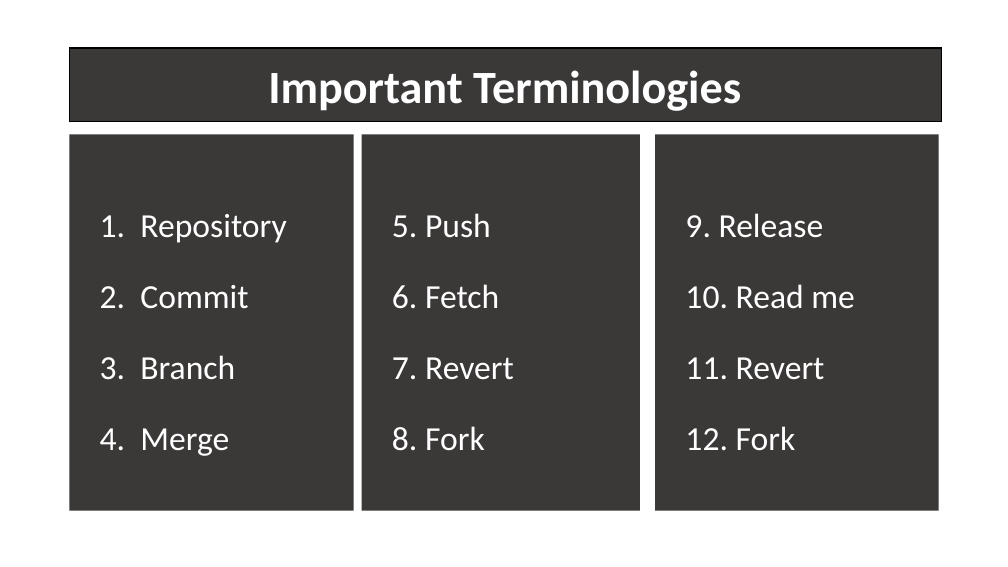
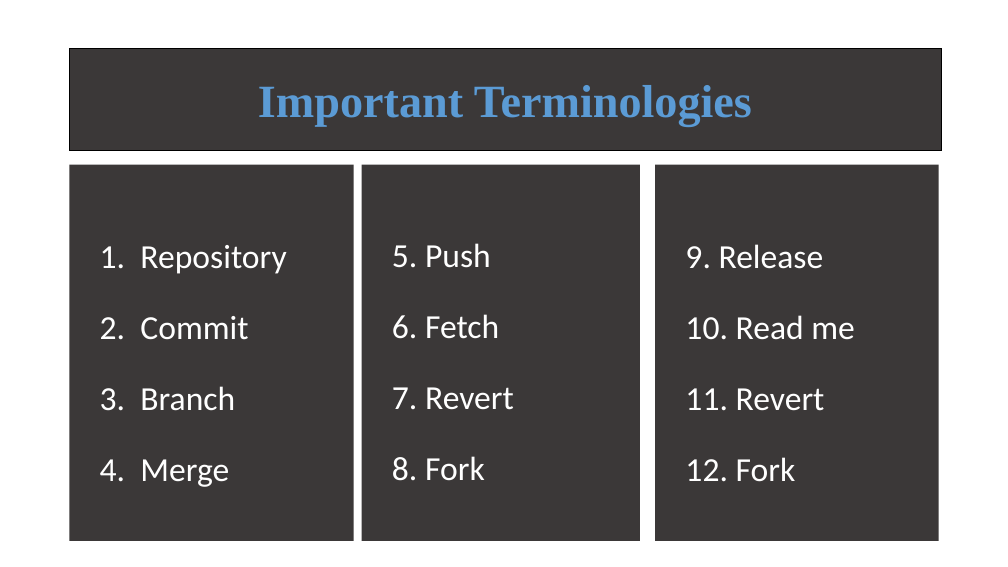
Before and after one commit to ATE186-Murali/PPT, a slide deck: slide 9 of GitHub.pptx. Drawn at 1008x567 pixels with LibreOffice and Linux fonts; fonts in the diff are those of the drawing. Boxes give left, top, right and bottom in pixels: in the first picture for what was removed or moved away, otherwise in the second. Text is boxed around its words. In the diff, an @@ line names an element or a change of style, - is before the commit and + after.

```diff
--- a/GitHub.pptx
+++ b/GitHub.pptx
@@ rectangle "Important Terminologies": place and size @@
-rectangle "Important Terminologies" at [70,48,941,123]
+rectangle "Important Terminologies" at [70,48,941,151]
@@ rectangle "Important Terminologies" at [70,48,941,151]: font Calibri to Times New Roman, text colour #FFFFFF to #5B9BD5 @@
@@ 2 rectangles, 1 text: place and size @@
-2 rectangles, 1 text at [70,135,939,511]
+2 rectangles, 1 text at [70,165,939,541]
```
Also in this commit, not shown: 8 other slides changed.
